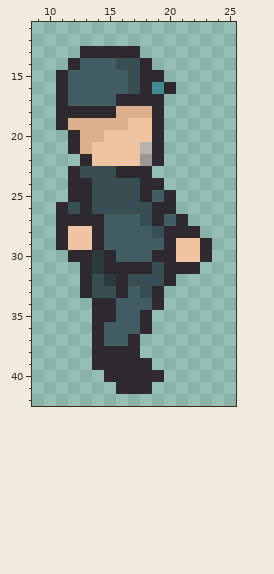
Two states of a pixel-art sprite, trunk/images/supervisor/ne2.png. This is how it looked before the edit.
The file is 32x49 pixels. Shown: x 9..25, y 11..42.
And afterwards:
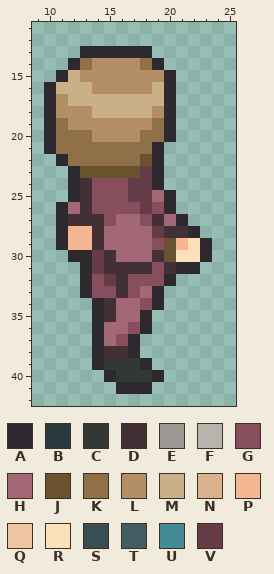
Palette (. is transparent): A #2d292e  B #2a3a3d  C #333836  D #432f36  E #9c9793  F #b9b3ad  G #874f5d  H #a46775  J #6a522f  K #8f7049  L #b48e64  M #cab088  N #dab08d  P #f3b690  Q #eec4a2  R #fcdfbb  S #384e52  T #415d61  U #448b96  V #653b47
Edits made:
Changed rows in their new state; - is an unchanged pixel.
first column x 10:
13 --------A----
14 ---KLLLLKA---
15 --MLLLLLLLA--
16 AMMMLLLLLM---
17 ALMMMMMMMMA--
18 ALLLMMMMMLA--
19 AKLLLLLLLKA--
20 AKKKLLLLKKA--
21 AKKKKKKKK----
22 -AKKKKKKJ----
23 ---JJJJJVA---
24 ---DGGGVV----
25 ---DGGGVVH---
26 --HDGGGGVG---
27 --DDDGHHGDH--
28 --PPDHHHHVDD-
29 --PPDHHHHGJPR
30 ----VDHHHDJRR
31 ----VDDDDGD--
32 ----GVDGGG---
33 ----GGDGH----
34 -----DHHG----
35 -----DHH-----
36 -----HHG-----
37 -----HG------
38 -----DD------
39 -----CCC-----
40 ------CCC----
Boxes around the changes in both pictures, in picture pixels (x1, y1, x2, y2):
changed: (44, 46, 200, 382)
